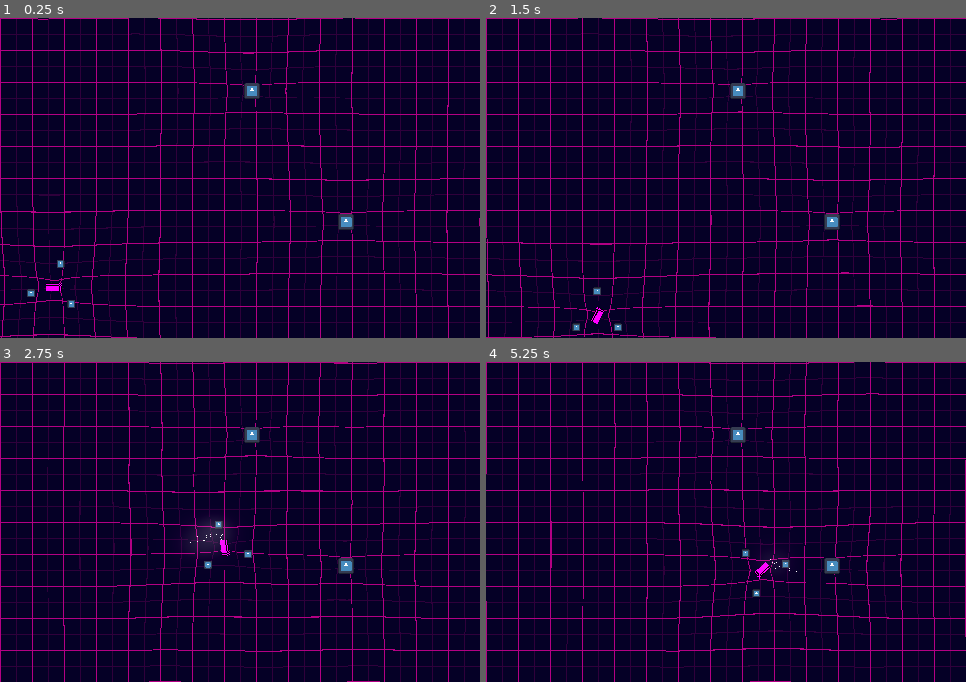
Above: before the commit, frames 1-4 (two rows, left to right).
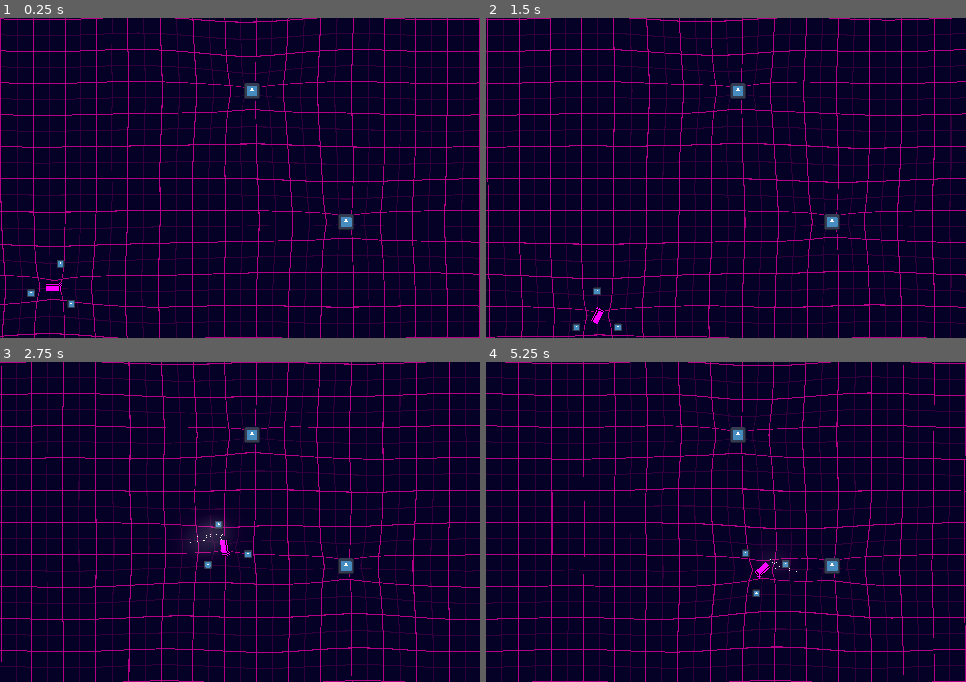
Above: after the commit, the same moments.

Repository: 3xcpy/roguelike-arcade-driving
Game: Godot game, scene res://scenes/stage.tscn
Two runs of this game, one before a commit and one after it. Both use one fixed random seed, a clock stepped at 60 frames per second and the inputs below. The engine's default icon, where the game draws it, is replaced by a stand-in: a white triangle on a blue panel in a dark square.
Inputs:
- Up to frame 1 (0.25 s): no input
- Up to frame 2 (1.5 s): tap Enter at 0.5 s; hold Right (steer_right) 0.53-1.28 s; tap Alt at 0.6 s; hold Down from 1.28 s (still down); tap Shift at 1.35 s
- Up to frame 3 (2.75 s): release Down at 2.03 s; hold Right (steer_right) from 2.03 s (still down); tap Alt at 2.1 s
- Up to frame 4 (5.25 s): release Right (steer_right) at 2.78 s; hold Up 2.78-3.53 s; tap Shift at 2.85, 4.35 s; hold Left (steer_left) 3.53-5.03 s; tap Alt at 3.6, 5.1 s; hold Down from 5.03 s (still down)

The runs differ from the first frame. In frame 1, 13% of the frame differs, in the area x 0-100%, y 0-100%; in frame 2, 13%; in frame 3, 15%; in frame 4, 14%.

Commit message:
change the distortion system to work in screen space
This should allow for a level bigger than a single screen

Diff:
--- a/scenes/stage.tscn
+++ b/scenes/stage.tscn
@@ -9,12 +9,11 @@
 
 [sub_resource type="ShaderMaterial" id="ShaderMaterial_6c5u0"]
 shader = ExtResource("2_kewym")
-shader_parameter/weight_positions = PackedVector2Array(300, 100, 0, 0, 0, 0, 0, 0, 0, 0, 0, 0, 0, 0,  …(341 unchanged characters)…
-shader_parameter/weights = PackedFloat32Array(0.155, 0, 0, 0, 0, 0, 0, 0, 0, 0, 0, 0, 0, 0, 0, 0, 0, 0, 0, 0, 0, 0, 0, 0, 0, 0, 0, 0, 0, 0, 0, 0, 0, 0, 0, 0, 0, 0, 0, 0, 0, 0, 0, 0, 0, 0, 0, 0, 0, 0, 0, 0, 0, 0, 0, 0, 0, 0, 0, 0, 0, 0, 0, 0)
-shader_parameter/weight_count = 1
-shader_parameter/weight_to_dist = 10000.0
+shader_parameter/positions = PackedVector2Array(400, 300, 0, 0, 0, 0, 0, 0, 0, 0, 0, 0, 0, 0,  …(341 unchanged characters)…
+shader_parameter/count = 1
+shader_parameter/weight = 0.2
 shader_parameter/falloff_distance = 0.3
-shader_parameter/falloff_variance = 0.05
+shader_parameter/falloff_variance = 0.1
 
 [sub_resource type="Environment" id="Environment_2so7o"]
 background_mode = 3
--- a/scripts/distortion_emitter.gd
+++ b/scripts/distortion_emitter.gd
@@ -1,17 +1,10 @@
 class_name DistortionEmitter extends Node2D
-
-@export var weight: float = 0.1
-
-var active: bool = false
-var index: int
-
-
-func _ready() -> void:
-	index = Global.floor.get_valid_index()
-	if index != -1:
-		active = true
 
 
 func _physics_process(_delta: float) -> void:
-	if active:
-		Global.floor.set_weight_and_position(index, weight, global_position)
+	var screen_pos := get_global_transform_with_canvas().get_origin()
+	var screen_size = DisplayServer.window_get_size()
+	var screen_rect := Rect2(Vector2(0.0, 0.0), screen_size)
+	if screen_rect.has_point(screen_pos):
+		Global.floor.add_position(screen_pos)
+		print(screen_pos)
--- a/scripts/floor.gd
+++ b/scripts/floor.gd
@@ -1,37 +1,26 @@
 class_name Floor extends TextureRect
 
-var positions := {}
-var weights := {}
+@export var weight: float = 0.2
+
+var positions := []
 var current_index = 0.0
 
 
-func get_valid_index() -> int:
-	current_index += 1
-	if current_index < 64:
-		return current_index - 1
-	else:
-		return -1
-
-
-func set_weight_and_position(index: int, w: float, p: Vector2) -> void:
-	weights[index] = w
-	positions[index] = p
+func add_position(pos: Vector2) -> void:
+	if positions.size() < 64:
+		positions.append(pos)
 
 
 func upload_data() -> void:
-	var w = PackedFloat32Array()
 	var p = PackedVector2Array()
-	var wc = weights.size()
 
-	for pi in positions:
-		p.append(positions[pi])
-	for wi in weights:
-		w.append(weights[wi])
+	for pos in positions:
+		p.append(pos)
 
-
-	material.set_shader_parameter("weight_positions", p)
-	material.set_shader_parameter("weights", w)
-	material.set_shader_parameter("weight_count", wc)
+	material.set_shader_parameter("positions", p)
+	material.set_shader_parameter("count", positions.size())
+	material.set_shader_parameter("weight", weight)
+	positions.clear()
 
 
 func _init() -> void:
--- a/shaders/distortions.gdshader
+++ b/shaders/distortions.gdshader
@@ -1,9 +1,8 @@
 shader_type canvas_item;
 
-uniform vec2 weight_positions[64];
-uniform float weights[64];
-uniform int weight_count;
-uniform float weight_to_dist;
+uniform vec2 positions[64];
+uniform int count;
+uniform float weight;
 uniform float falloff_distance;
 uniform float falloff_variance;
 
@@ -18,10 +17,10 @@
 	vec2 scaled_uv = (SCREEN_UV - vec2(0.5, 0.0)) / vec2(ratio, 1.0) + vec2(0.5, 0.0);
 	vec2 offset = vec2(0.0);
 
-	for(int i = 0; i < weight_count; i++) {
-		vec2 pos_uv = weight_positions[i] / screen_size;
+	for(int i = 0; i < count; i++) {
+		vec2 pos_uv = positions[i] / screen_size;
 		float dist = distance(SCREEN_UV, pos_uv);
-		vec2 disp = normalize(pos_uv - SCREEN_UV) * -weights[i];
+		vec2 disp = normalize(pos_uv - SCREEN_UV) * -weight;
 		float falloff = clamp(1.0 - dist / falloff_distance, 0.0, 1.0) + sin(UV.x + TIME) * falloff_variance;
 		offset += disp * falloff;
 	}
